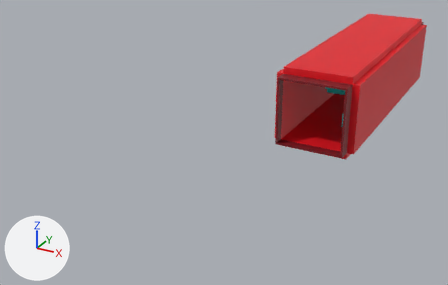
Two versions of the Blender file blender/WagonAlpha1.0.blend, one commit apart.
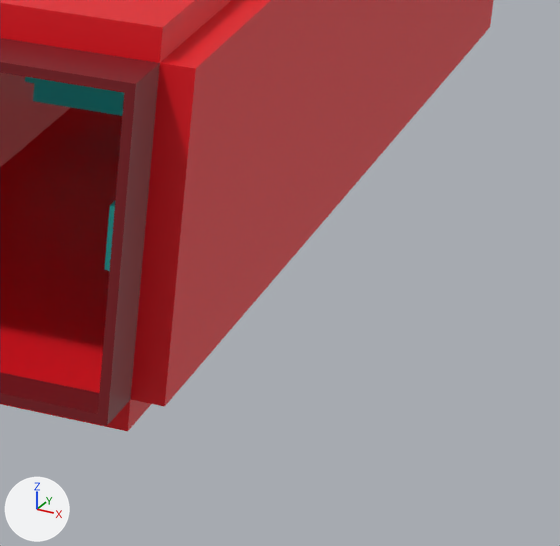
Old and new are each drawn whole from a camera (50 mm lens) standing at (28.0, -97.3, 36.6) and looking at (-11.5, -25.5, 0.7) and again close up on the part from 71% to 97% of the width and 25% to 64% of the height. The axes (+X, +Y, +Z) are drawn at lower left. The lights are the same throughout. The last two pictures show the newer version.
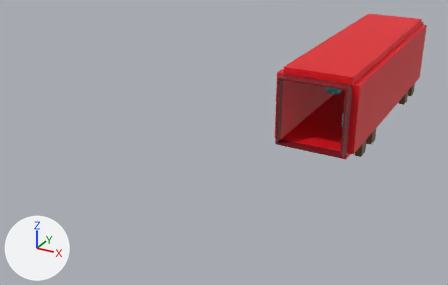
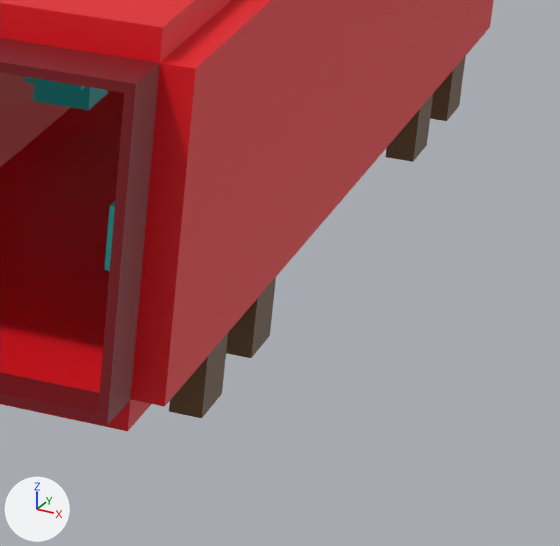
What differs and where, as boxes (x1, y1, x2, y2) in the close-ups (560 x 546 px):
'Cube.021', added (brown): after (169, 333, 228, 418)
'Cube.022', added (brown): after (226, 277, 276, 358)
'Cube.020', added (brown): after (385, 94, 433, 162)
'Cube.019', added (brown): after (430, 56, 466, 121)
'Cube.009', reshaped, moved, rescaled (not visible afterwards): before (81, 86, 124, 116)
part 1 of me_cube_011, deleted (cyan): before (89, 93, 124, 116)
part 2 of me_cube_011, recoloured: before (81, 86, 124, 98)

The change, as a list of edits to the scene's bpy script:
```text
Add mat_material_003:
    mat_material_003 = principled_material('Material.003')
    mat_material_003.base_color = (0.133, 0.0714, 0.0262)  # brown #664c2d
Change me_cube_011:
    used by ob_cube_009; location = (-2.0, -1.5, 4.0); scale = (1.0, 0.5, 1.0)
    remove me_cube_011.from_pydata(...)  # 16 vertices, 12 faces; spans x -1.0..1.0, y -1.0..5.0, z -2.0..1.0
    add me_cube_011.from_pydata(...)  # 8 vertices, 6 faces; spans x -1.0..1.0, y -1.0..1.0, z -1.0..1.0
    me_cube_011 part 1: the loose piece of 8 vertices spanning x -1.0..1.0, y 1.0..5.0, z -2.0..-1.0 is deleted
    me_cube_011 part 2: 6 faces spanning x -1.0..1.0, y -1.0..1.0, z -1.0..1.0 switch from mat_material_002 (cyan #25e7e5) to mat_material_003 (brown #664c2d)
Add me_cube_022:
    me_cube_022.from_pydata(...)  # a box spanning x -1.0..1.0, y -1.0..1.0, z -1.0..1.0
    me_cube_022.materials.append(mat_material_003)  # brown #664c2d
Change ob_cube_009:
    ob_cube_009.location: (-2.0, -1.5, 4.0) -> (-5.5, -15.0, -0.5)
    ob_cube_009.scale: (1.0, 0.5, 1.0) -> (0.5, 1.0, 1.0)
Add ob_cube_022:
    ob_cube_022 = bpy.data.objects.new('Cube.022', me_cube_022)
    ob_cube_022.location = (5.5, -10.0, -0.5)
    ob_cube_022.scale = (0.5, 1.0, 1.0)
Add ob_cube_021:
    ob_cube_021 = bpy.data.objects.new('Cube.021', me_cube_022.copy())
    ob_cube_021.location = (5.5, -15.0, -0.5)
    ob_cube_021.scale = (0.5, 1.0, 1.0)
Add ob_cube_020:
    ob_cube_020 = bpy.data.objects.new('Cube.020', me_cube_022.copy())
    ob_cube_020.location = (5.5, 10.0, -0.5)
    ob_cube_020.scale = (0.5, 1.0, 1.0)
Add ob_cube_019:
    ob_cube_019 = bpy.data.objects.new('Cube.019', me_cube_022.copy())
    ob_cube_019.location = (5.5, 15.0, -0.5)
    ob_cube_019.scale = (0.5, 1.0, 1.0)
```
